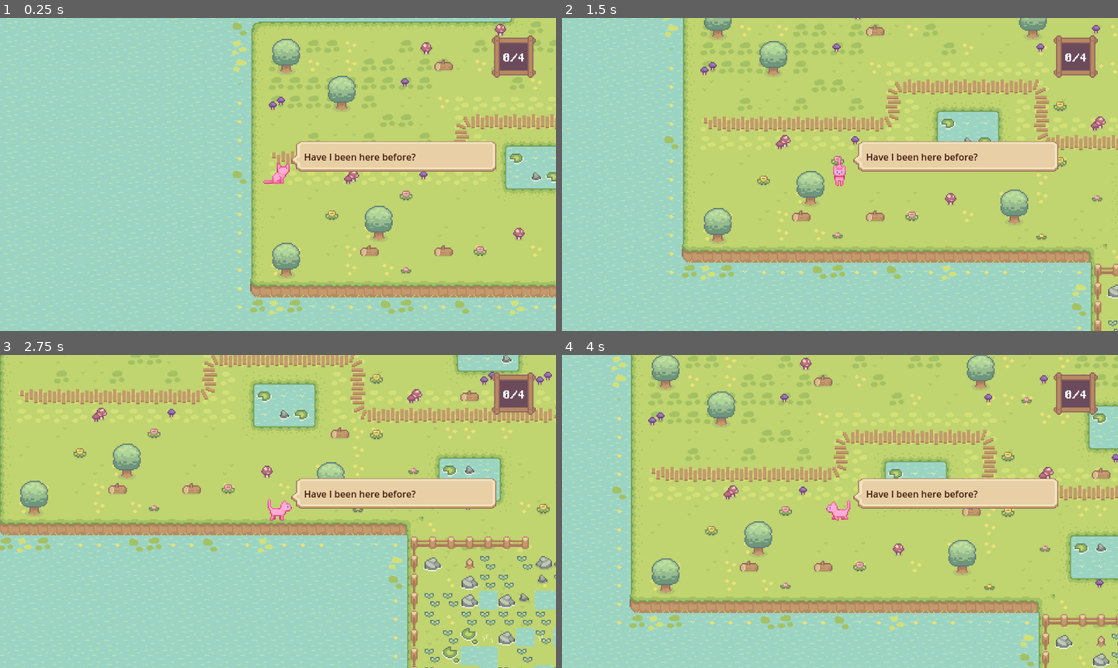
Above: before the commit, frames 1-4 (two rows, left to right).
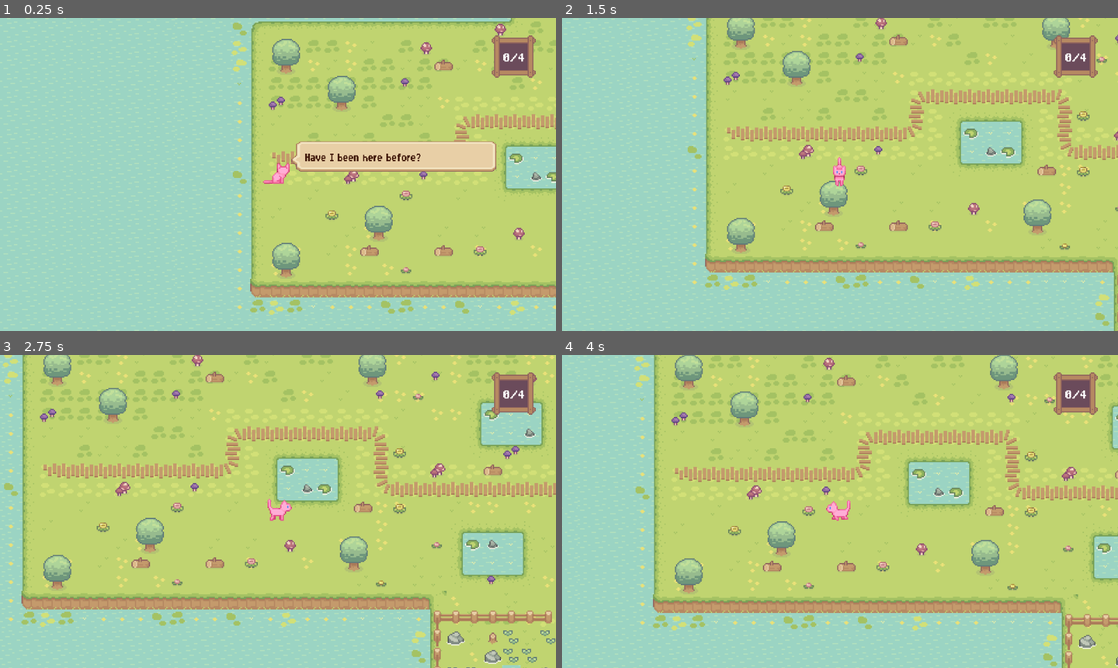
Above: after the commit, the same moments.

Repository: c1foZ/meowfunction
Game: Godot game, scene res://scenes/levels/level_2.tscn
Two runs of this game, one before a commit and one after it. Both use one fixed random seed, a clock stepped at 60 frames per second and the inputs below. This scene is started directly instead of the project's main scene.
Inputs (mouse positions are in pixels of both pictures, inside the frame that each line leads up to):
- Up to frame 1 (0.25 s): no input
- Up to frame 2 (1.5 s): tap Enter at 0.5 s; move the mouse to (962, 158) at 0.52 s; hold D (move_right) 0.53-1.28 s; click (962, 158) at 0.67 s; move the mouse to (728, 190) at 1.27 s; hold S (move_down) from 1.28 s (still down); click (728, 190) at 1.42 s
- Up to frame 3 (2.75 s): move the mouse to (333, 442) at 2.02 s; release S (move_down) at 2.03 s; hold D (move_right) from 2.03 s (still down); click (333, 442) at 2.17 s
- Up to frame 4 (4 s): move the mouse to (812, 574) at 2.77 s; release D (move_right) at 2.78 s; hold W (move_up) 2.78-3.53 s; click (812, 574) at 2.92 s; tap Space at 3.5 s; move the mouse to (1006, 558) at 3.52 s; hold A (move_left) from 3.53 s (still down); click (1006, 558) at 3.67 s

The runs differ from the first frame. In frame 1, 0.3% of the frame differs, in the area x 54-76%, y 43-46%; in frame 2, 28%; in frame 3, 50%, in the area x 0-100%, y 0-100%; in frame 4, 25%.
Error before the commit: Invalid assignment of property or key 'visible' with value of type 'bool' on a base object of type 'null instance'. (res://scripts/ui/dialog.gd:30)

Commit message:
fix dialogs2

Diff:
--- a/scenes/ui/dialog2.tscn
+++ b/scenes/ui/dialog2.tscn
@@ -1,7 +1,8 @@
-[gd_scene load_steps=3 format=3 uid="uid://cwor1tecatoym"]
+[gd_scene load_steps=4 format=3 uid="uid://cwor1tecatoym"]
 
 [ext_resource type="Script" uid="uid://oxghvl5j0rrh" path="res://scripts/ui/dialog.gd" id="1_2l1dp"]
 [ext_resource type="Texture2D" uid="uid://c2fts5espl6jr" path="res://assets/interface/dialog box big.png" id="2_vq4gr"]
+[ext_resource type="FontFile" uid="uid://byo76hdbsod88" path="res://assets/fonts/mago3.ttf" id="3_vq4gr"]
 
 [node name="Dialog" type="Node2D"]
 texture_filter = 1
@@ -26,7 +27,8 @@
 scale = Vector2(2.05673, 1.494)
 texture = ExtResource("2_vq4gr")
 
-[node name="RichTextLabel" type="RichTextLabel" parent="."]
+[node name="RichTextLabelOld" type="RichTextLabel" parent="."]
+visible = false
 modulate = Color(0.25098, 0.0941176, 0.0392157, 1)
 z_index = 3
 offset_left = 20.0
@@ -36,4 +38,39 @@
 mouse_filter = 2
 text = "Have I been here before?"
 
+[node name="RichTextLabel" type="RichTextLabel" parent="."]
+modulate = Color(0.25098, 0.0941176, 0.0392157, 1)
+z_index = 3
+texture_filter = 1
+offset_left = 22.0
+offset_top = 30.0
+offset_right = 273.0
+offset_bottom = 48.0
+scale = Vector2(1.31214, 1.91182)
+mouse_filter = 2
+theme_override_fonts/normal_font = ExtResource("3_vq4gr")
+text = "Have I been here before?"
+
+[node name="Sprite2DBigger" type="Sprite2D" parent="."]
+visible = false
+z_index = 3
+texture_filter = 1
+position = Vector2(175.088, 57.144)
+scale = Vector2(2.05673, 2.119)
+texture = ExtResource("2_vq4gr")
+
+[node name="RichTextLabelBigger" type="RichTextLabel" parent="."]
+visible = false
+modulate = Color(0.25098, 0.0941176, 0.0392157, 1)
+z_index = 3
+texture_filter = 1
+offset_left = 19.0
+offset_top = 32.0
+offset_right = 267.0
+offset_bottom = 61.0
+scale = Vector2(1.31214, 1.91182)
+mouse_filter = 2
+theme_override_fonts/normal_font = ExtResource("3_vq4gr")
+text = "A piece of something. But where does it belong?"
+
 [connection signal="pressed" from="Button" to="." method="_on_button_pressed"]
--- a/scripts/objectives/path.gd
+++ b/scripts/objectives/path.gd
@@ -6,22 +6,25 @@
 
 signal objective_done
 
+var player_ref: Node2D
+var in_area := false
 
 func _on_area_2d_body_entered(body: Node2D) -> void:
 	if body.is_in_group("Player2"):
+		in_area = true
+		player_ref = body
+		player_ref.can_move = false
 		var dialog_node = body.get_node("Dialog2")
 		dialog_node.visible = true
-		var rich_text = dialog_node.get_node("RichTextLabel")
-		var current_size = 16
-		rich_text.add_theme_font_size_override("normal_font_size", current_size - 2)
+		var rich_text = dialog_node.get_node("RichTextLabelBigger")
+		dialog_node.get_node("Sprite2D").visible = false
+		dialog_node.get_node("RichTextLabel").visible = false
+		dialog_node.get_node("Sprite2DBigger").visible = true
+		dialog_node.get_node("RichTextLabelBigger").visible = true
 		rich_text.text = "Fragments of a path, scattered and forgotten."
-		await get_tree().create_timer(2.0).timeout
-		dialog_node.visible = false
-		dialog_node.visible = true
+		await get_tree().create_timer(2).timeout
 		rich_text.text = "Could they ever fit together?"
-		await get_tree().create_timer(2.0).timeout
-		dialog_node.visible = false
-
+		set_process_input(true)
 
 func _on_path_button_pressed() -> void:
 	path_button.disabled = true
@@ -44,3 +47,10 @@
 	rich_text.text = "...something feels off."
 	await get_tree().create_timer(2.0).timeout
 	dialog_node.visible = false
+
+func _input(event):
+	if in_area and event is InputEventMouseButton and event.button_index == MOUSE_BUTTON_LEFT and event.pressed:
+		var dialog_node = player_ref.get_node("Dialog2")
+		dialog_node.visible = false
+		player_ref.can_move = true
+		set_process_input(false)
--- a/scripts/ui/dialog.gd
+++ b/scripts/ui/dialog.gd
@@ -22,16 +22,22 @@
 	else:
 		player = get_tree().get_nodes_in_group("Player")[0]
 		player_ref = player
+		player_ref.can_move = false
 		set_process_input(true)
 
 func _input(event):
 	if visible and event is InputEventMouseButton and event.button_index == MOUSE_BUTTON_LEFT and event.pressed:
-		var dialog_node = player_ref.get_node("Dialog")
+		var dialog_node = get_dialog_node_from_player(player_ref)
 		dialog_node.visible = false
 		player_ref.can_move = true
 		dialog_visible = false
 		set_process_input(false)
 
+func get_dialog_node_from_player(player: Node) -> Node:
+	for child in player.get_children():
+		if child.name.begins_with("Dialog"):
+			return child
+	return null
 #func _on_button_pressed() -> void:
 	#player = get_tree().get_nodes_in_group("Player")[0]s
 	##player.can_move = true
